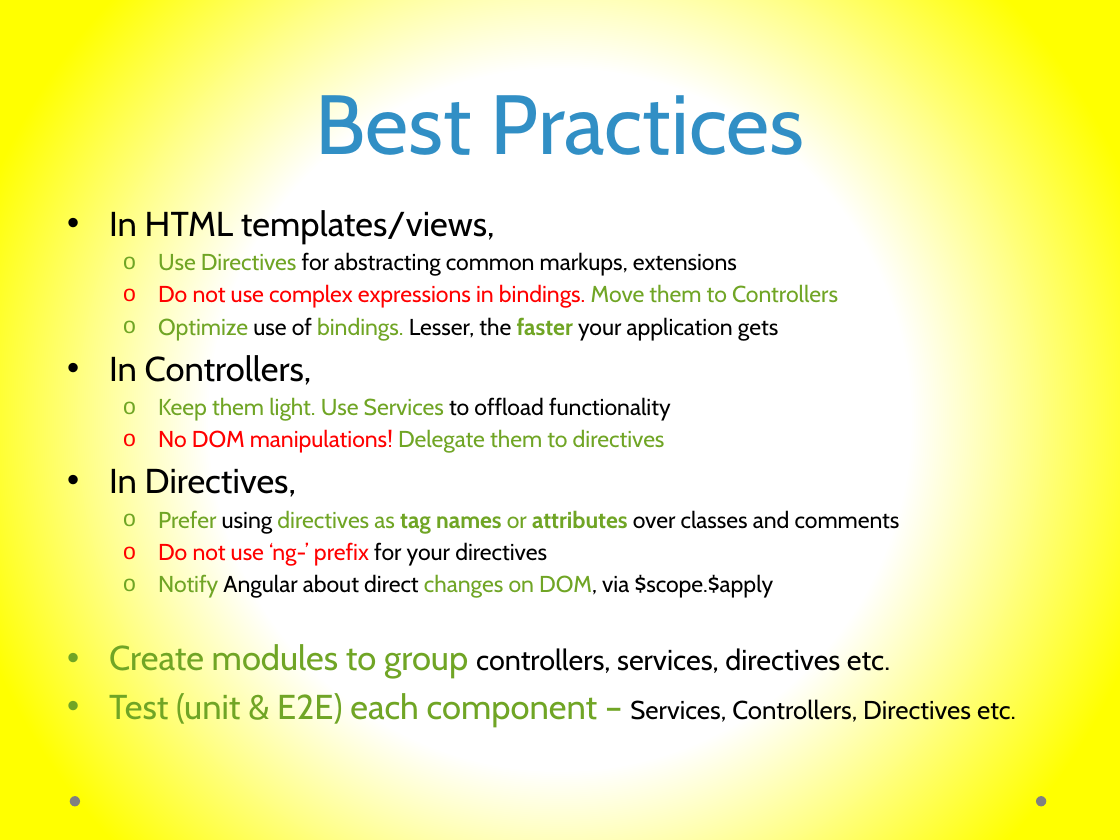
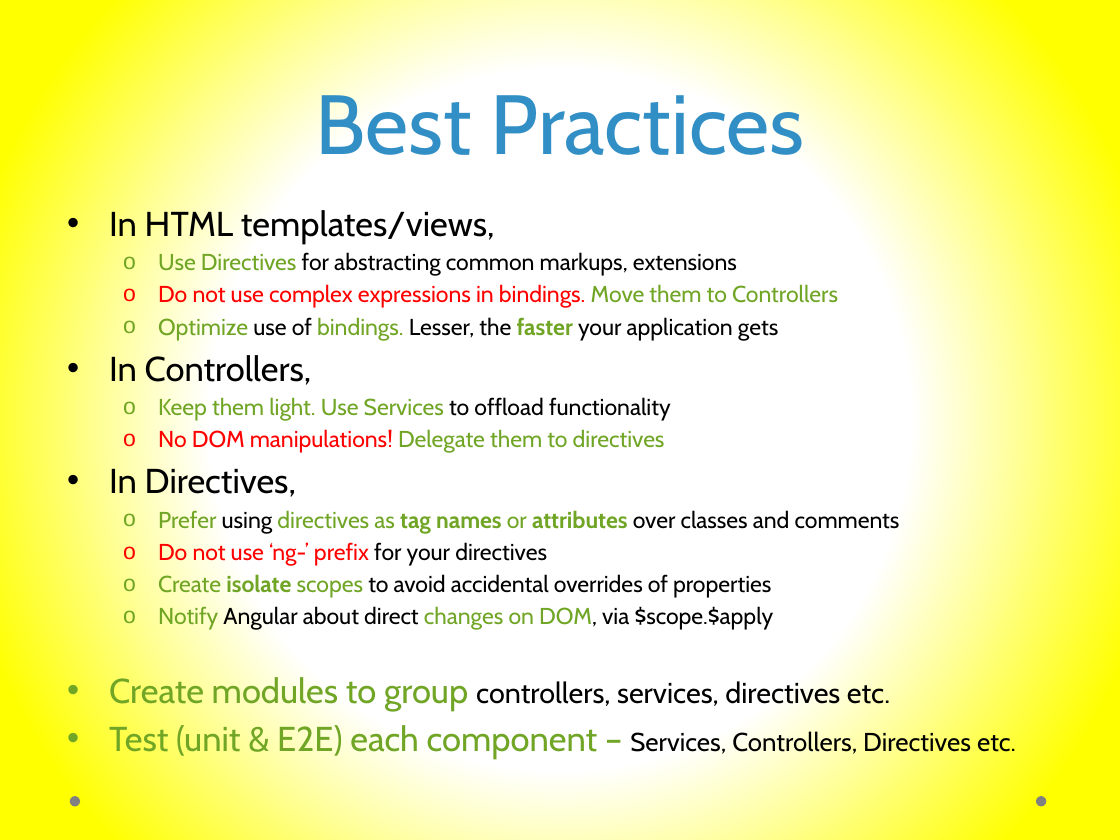
Before and after one commit to murtazahaveliwala/technext-angularjs-demo, a slide deck: slide 22 of Introduction to AngularJs.pptx. Drawn at 1120x840 pixels with LibreOffice and Linux fonts; fonts in the diff are those of the drawing. Boxes give left, top, right and bottom in pixels: in the first picture for what was removed or moved away, otherwise in the second. Text is boxed around its words. In the diff, an @@ line names an element or a change of style, - is before the commit and + after.

Commit message:
1. Added a simple directive example that simply abstracts markup to a partial. Uses parent scope. 2. Updated presentation with another best pactice for directives   - Use Isolate scope

```diff
--- a/Introduction to AngularJs.pptx
+++ b/Introduction to AngularJs.pptx
@@ text at bbox=[158, 573, 771, 598]: paragraph added @@
+  o Create isolate scopes to avoid accidental overrides of properties
```
Also in this commit, not shown: 2 other slides changed, 3 other files.
